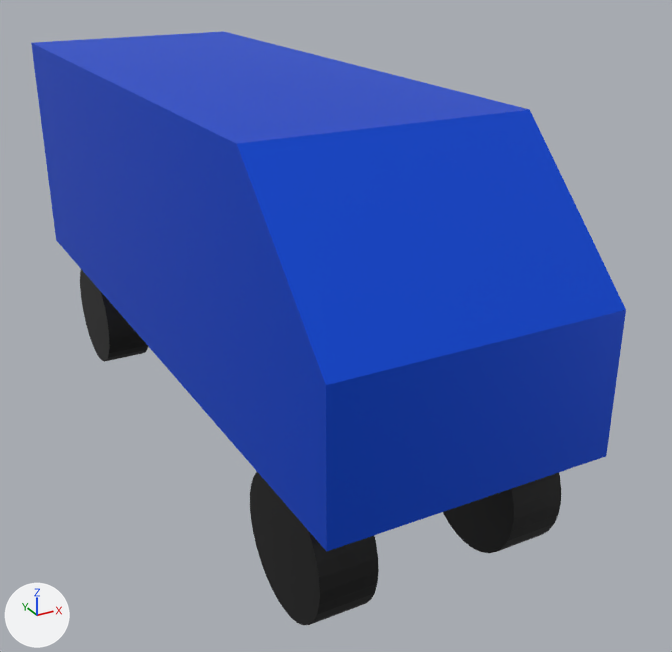
The glTF model assets/bus.glb: old version first, new version second.
Both versions are drawn from a 50 mm camera at (-2.93, -6.61, 4.12) aimed at (0.45, -0.47, 1.05). Every picture has the same lights, and +X, +Y and +Z are marked at lower left. Where no turn or scale is listed for an object, it has been applied to the vertices. Vertices at the same position are counted once.

Script lines for the objects in view, before the commit:
```python
me_cube = bpy.data.meshes.new('Cube')
me_cube.from_pydata(...)  # 16 vertices, 28 faces; spans x -1.0..1.0, y -3.0..3.0, z -1.0..1.0
me_cube.materials.append(mat_material)  # blue #0050e8
me_cylinder = bpy.data.meshes.new('Cylinder')
me_cylinder.from_pydata(...)  # a 32-sided cylinder along x spanning x -0.2..0.2, y -0.5..0.5, z -0.5..0.5
me_cylinder.materials.append(mat_wheels)  # black #000000
me_cylinder_002 = bpy.data.meshes.new('Cylinder.002')
me_cylinder_002.from_pydata(...)  # a 32-sided cylinder along x spanning x -0.2..0.2, y -0.5..0.5, z -0.5..0.5
me_cylinder_002.materials.append(mat_wheels)  # black #000000
me_cylinder_003 = bpy.data.meshes.new('Cylinder.003')
me_cylinder_003.from_pydata(...)  # a 32-sided cylinder along x spanning x -0.2..0.2, y -0.5..0.5, z -0.5..0.5
me_cylinder_003.materials.append(mat_wheels)  # black #000000
ob_cube = bpy.data.objects.new('Cube', me_cube)
ob_cube.location = (0.0, 0.0, 2.01)
ob_cylinder = bpy.data.objects.new('Cylinder', me_cylinder)
ob_cylinder.location = (0.74, -2.22, 0.51)
ob_cylinder_002 = bpy.data.objects.new('Cylinder.002', me_cylinder_002)
ob_cylinder_002.location = (-0.71, 2.06, 0.51)
ob_cylinder_003 = bpy.data.objects.new('Cylinder.003', me_cylinder_003)
ob_cylinder_003.location = (-0.71, -2.24, 0.51)
```
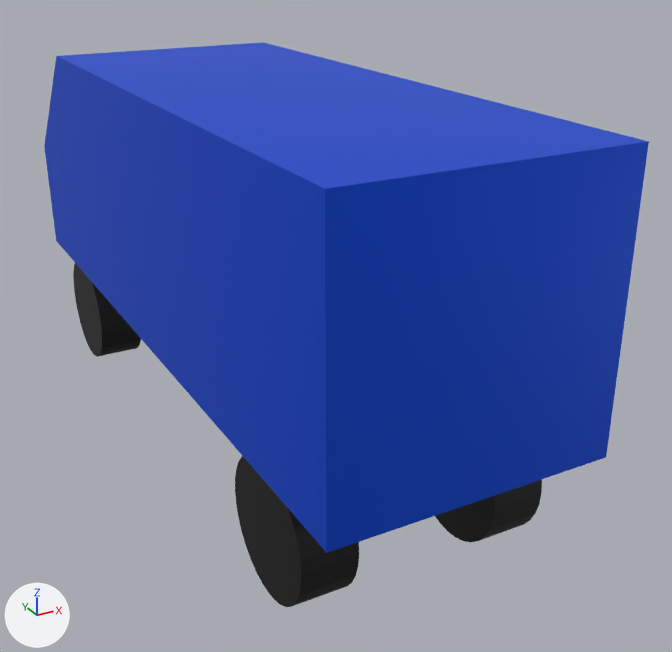
Commit message: add: basic outline on bus click

Location of each change, [x1, y1, x2, y2] in pixels of the pictures (672 x 652 px):
'Cube', reshaped, moved, turned: before [31, 32, 626, 551]; after [44, 42, 649, 607]
'Cylinder.003', deleted (black): before [250, 472, 379, 625]
'Cylinder', deleted (black): before [443, 473, 561, 553]
'Cylinder.002', deleted (black): before [80, 269, 148, 362]
part 1 of me_cube, added (black): after [73, 263, 141, 357]
part 2 of me_cube, added (black): after [235, 456, 359, 607]
part 3 of me_cube, added (black): after [435, 479, 542, 542]

The edits, one by one:
me_cube has 16 vertices, 28 faces and spans x -1.0..1.0, y -3.0..3.0, z -1.0..1.0.
me_cube is used by ob_cube; location (0.0, 0.0, 2.01).
me_cube part 1: a new loose piece, a 32-sided cylinder along x spanning x 0.54..0.94, y -2.72..-1.72, z -2.0..-1.0, in mat_wheels (black #000000).
me_cube part 2: a new loose piece, a 32-sided cylinder along x spanning x 0.54..0.94, y 1.56..2.56, z -1.97..-0.97, in mat_wheels (black #000000).
me_cube part 3: a new loose piece, a 32-sided cylinder along x spanning x -0.91..-0.51, y 1.56..2.56, z -2.0..-1.0, in mat_wheels (black #000000).
me_cube now uses material mat_wheels (black #000000).
Object 'Cube' (ob_cube) moves from (0.0, 0.0, 2.01) to (0.0, 0.0, 2.0).
Object 'Cube' (ob_cube) turns from (0, 0, 0) to (0, 0, -180) degrees about x, y and z.
Object 'Cylinder' (ob_cylinder) is deleted.
Object 'Cylinder.002' (ob_cylinder_002) is deleted.
Object 'Cylinder.003' (ob_cylinder_003) is deleted.
